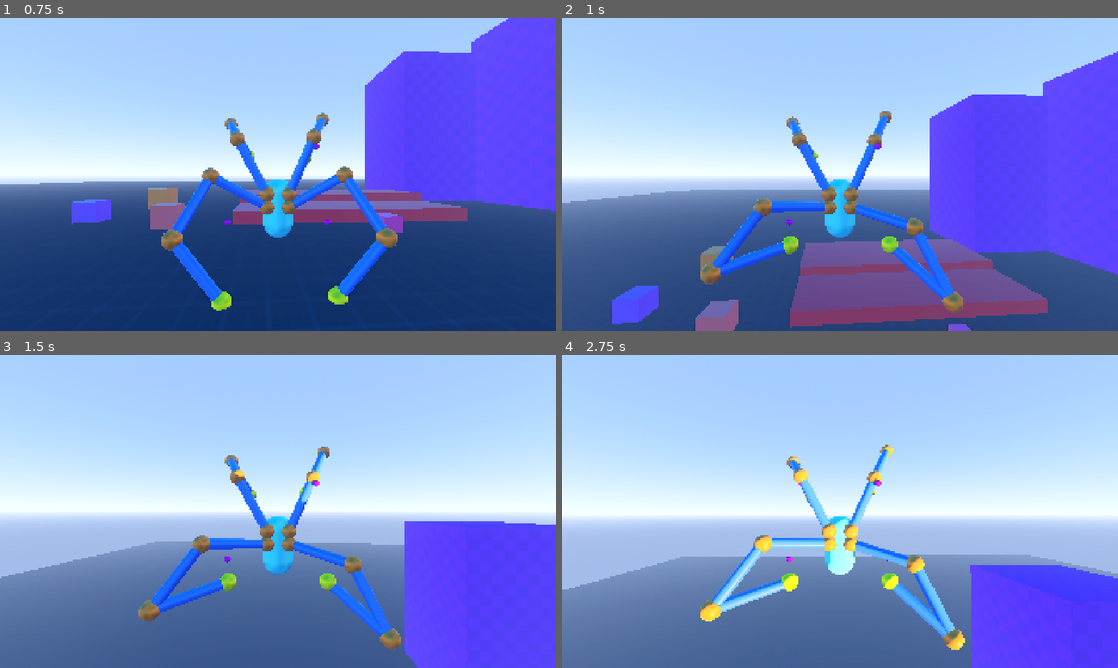
Above: before the commit, frames 1-4 (two rows, left to right).
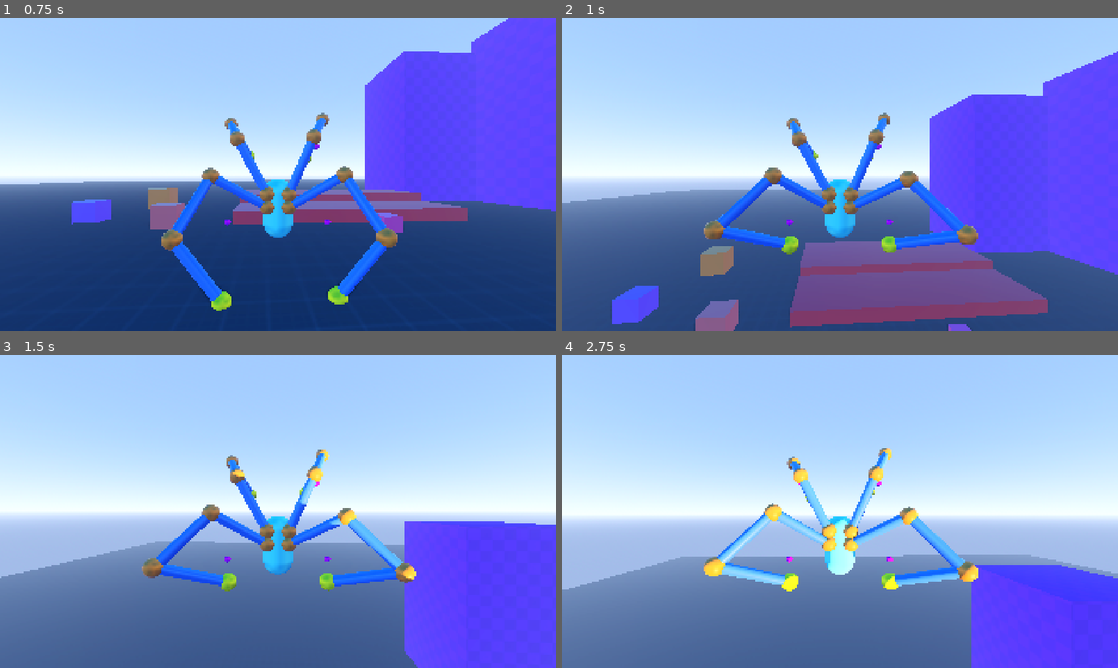
Above: after the commit, the same moments.

Repository: lliamsymonds04/doc-oc
Game: Godot game, scene res://main.tscn
Two runs of this game, one before a commit and one after it. Both use one fixed random seed, a clock stepped at 60 frames per second and the inputs below.
Inputs (mouse positions are in pixels of both pictures, inside the frame that each line leads up to):
- Up to frame 1 (0.75 s): move the mouse to (305, 174) at 0.52 s; hold W (forward) from 0.53 s (still down)
- Up to frame 2 (1 s): keep holding W (forward); tap Space (jump) at 0.77 s
- Up to frame 3 (1.5 s): keep holding W (forward); move the mouse to (250, 511) at 1.27 s
- Up to frame 4 (2.75 s): keep holding W (forward); tap Space (jump) at 1.52 s; move the mouse to (851, 505) at 2.02 s

Frame 1 is identical in both runs. In frame 2, 5.6% of the frame differs, in the area x 24-75%, y 29-95%; in frame 3, 5.7%; in frame 4, 5.9%, in the area x 24-75%, y 28-95%.

Commit message:
feat: ground debounce and y velocity check for jump

Diff:
--- a/systems/player/states/air_state.gd
+++ b/systems/player/states/air_state.gd
@@ -31,7 +31,7 @@
 	for mount in p.all_mounts():
 		mount.arm.target = mount.compute_idle_target()
 
-	if probe_hits >= 1:
+	if probe_hits >= 1 and p.velocity.y <= 0.0:
 		for mount in p.leg_mounts:
 			# Plant at the actual ground contact instead of the current tip, so the
 			# first update_step finds no displacement and doesn't start a landing step.
--- a/systems/player/states/grounded_state.gd
+++ b/systems/player/states/grounded_state.gd
@@ -1,7 +1,12 @@
 class_name GroundedState
 extends PlayerState
 
+const GROUNDED_DEBOUNCE_TIME := 1.2
+var grounded_debounce := 0.0
+
 func enter() -> void:
+	grounded_debounce = GROUNDED_DEBOUNCE_TIME
+
 	var p := player
 	for mount in p.all_mounts():
 		mount.set_apply_floor(true)
@@ -48,6 +53,9 @@
 	if p.wall_climb_debounce > 0.0:
 		p.wall_climb_debounce -= dt
 
+	if grounded_debounce > 0.0:
+		grounded_debounce -= dt
+
 	if Input.is_action_just_pressed("jump"):
 		p.velocity.y = p.jump_velocity
 		p.set_state(p.StateID.AIR)
@@ -79,7 +87,7 @@
 	if best_arm != null:
 		best_arm.start_step(best_arm_hit_pos)
 
-	if probe_hits == 0:
+	if probe_hits == 0 and grounded_debounce <= 0.0:
 		p.set_state(p.StateID.AIR)
 
 func _update_arms(dt: float) -> void:
